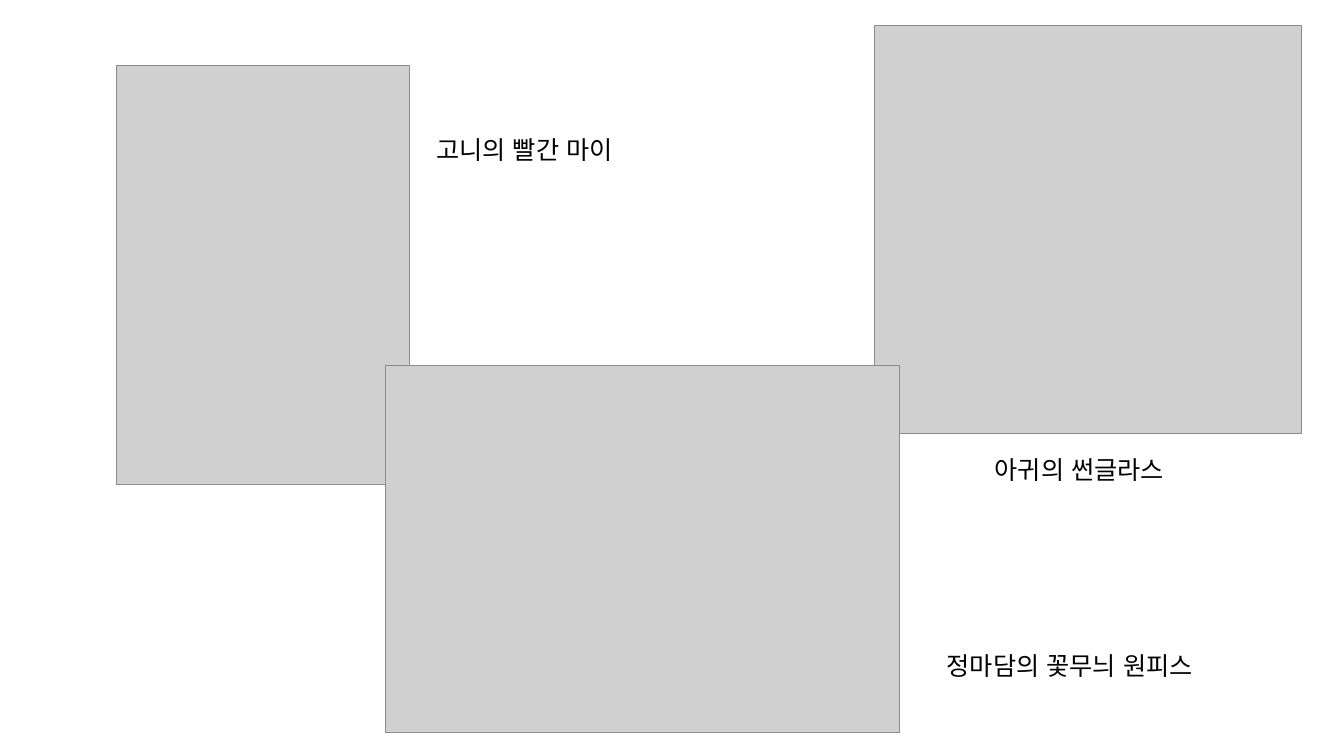
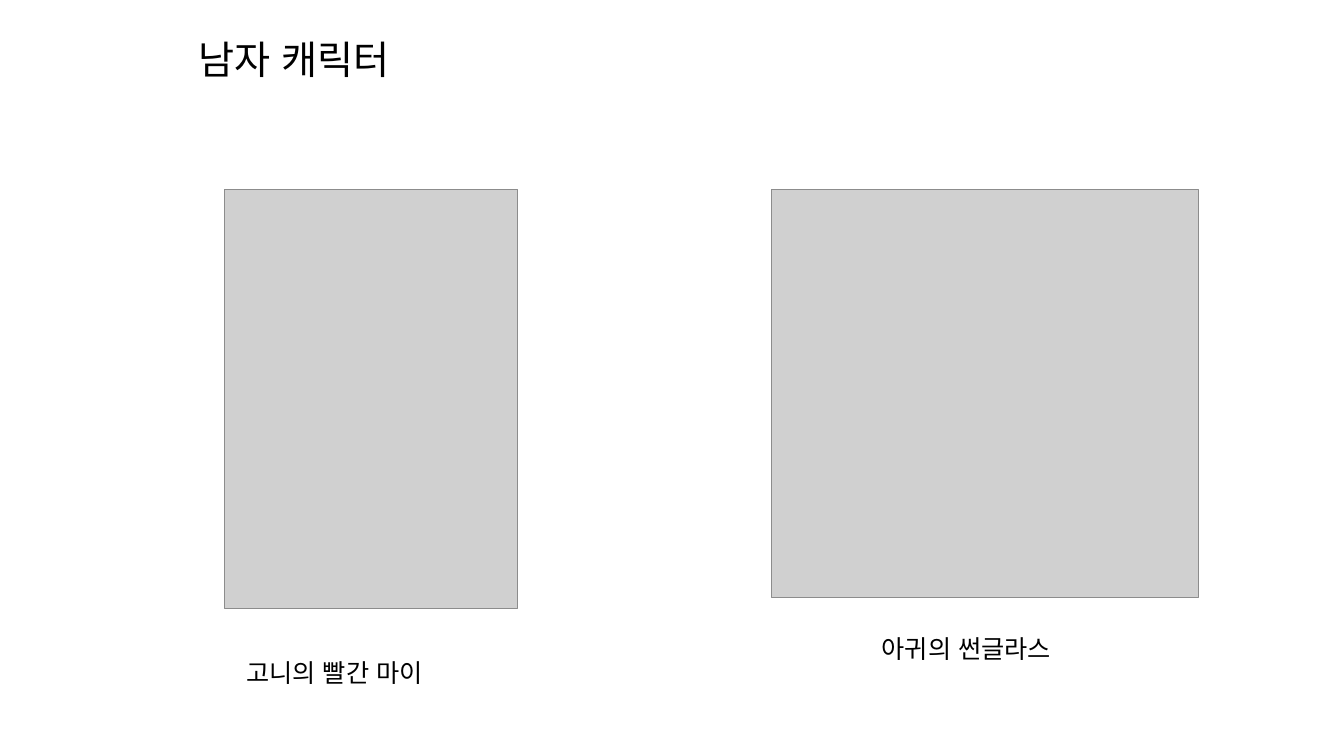
Before and after one commit to Pacman18/Plan, a slide deck: slide 7 of 캐릭터시리즈.pptx (slide 3 before the commit). Drawn at 1344x756 pixels with LibreOffice and Linux fonts; fonts in the diff are those of the drawing; grey boxes stand for pictures. Boxes give left, top, right and bottom in pixels: in the first picture for what was removed or moved away, otherwise in the second. Text is boxed around its words. In the diff, an @@ line names an element or a change of style, - is before the commit and + after.

```diff
--- a/캐릭터시리즈.pptx
+++ b/캐릭터시리즈.pptx
@@ text added at (199,41,390,77), 28 pt, text #000000 @@
+남자 캐릭터
@@ picture: place and size @@
-picture at (117,66,410,485)
+picture at (225,190,518,609)
@@ picture: place and size @@
-picture at (875,25,1302,434)
+picture at (772,190,1199,598)
@@ picture removed at (385,365,899,733) @@
@@ text "아귀의 썬글라스": place and size @@
-text "아귀의 썬글라스" at (995,458,1164,481)
+text "아귀의 썬글라스" at (882,637,1051,660)
@@ text "고니의 빨간 마이": place and size @@
-text "고니의 빨간 마이" at (436,138,612,161)
+text "고니의 빨간 마이" at (246,661,422,684)
@@ text removed at (947,654,1193,677) @@
-정마담의 꽃무늬 원피스
```
Also in this commit, not shown: 1 other slide changed, 5 slides added, 1 slide removed.
